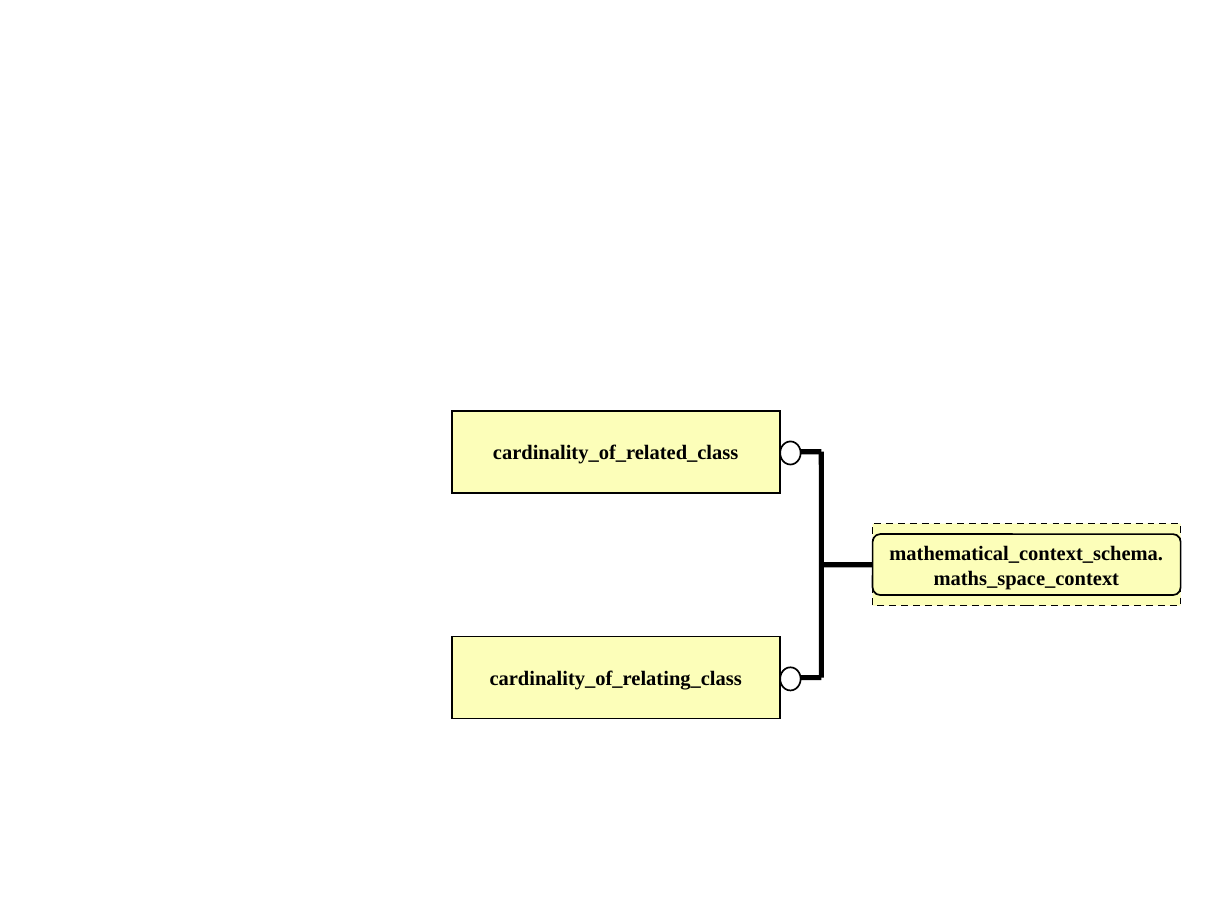
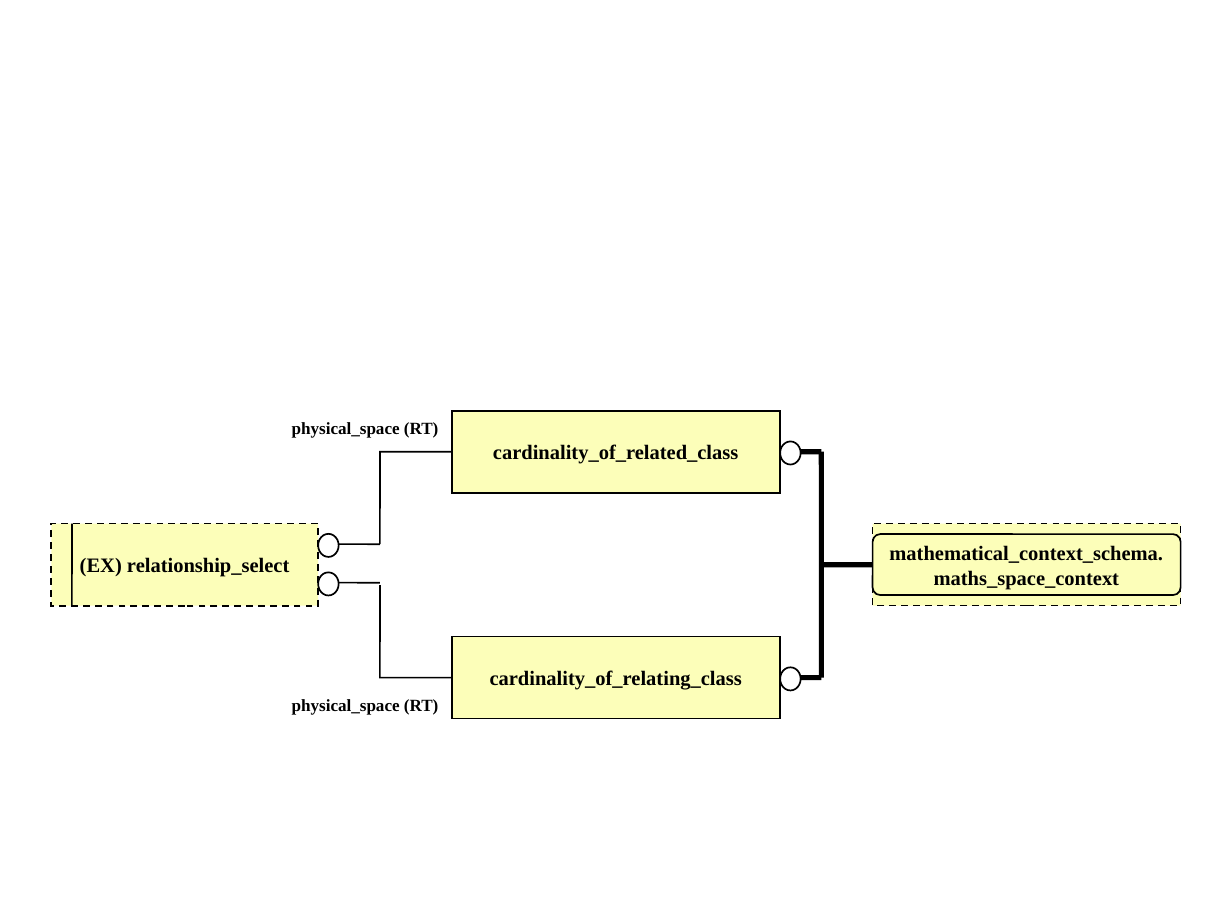
Before and after one commit to starseeker/stepmod_mirror, a slide deck: slide 4 of data/modules/cardinality_of_relationship/cardinality_of_relationship.ppt. Drawn at 1232x924 pixels with LibreOffice and Linux fonts; fonts in the diff are those of the drawing. Boxes give left, top, right and bottom in pixels: in the first picture for what was removed or moved away, otherwise in the second. Text is boxed around its words. In the diff, an @@ line names an element or a change of style, - is before the commit and + after.

```diff
--- a/data/modules/cardinality_of_relationship/cardinality_of_relationship.ppt
+++ b/data/modules/cardinality_of_relationship/cardinality_of_relationship.ppt
@@ text added at [292,422,438,438], 10 pt, text #000000, bold @@
+physical_space (RT)
@@ line added from (379, 452) to (452, 452), #000000 0.99 pt @@
@@ line added from (379, 545) to (379, 452), #000000 0.99 pt @@
@@ rectangle added at [52,524,319,606], fill #FCFEB9, outline #000000 0.99 pt dashed, 12 pt, text #000000, bold @@
+(EX) relationship_select
@@ line added from (71, 606) to (71, 524), #000000 0.99 pt @@
@@ ellipse added at [318,533,339,557], fill #FFFFFF, outline #000000 0.99 pt @@
@@ line added from (339, 545) to (379, 545), #000000 0.99 pt @@
@@ ellipse added at [318,573,339,596], fill #FFFFFF, outline #000000 0.99 pt @@
@@ line added from (339, 583) to (379, 583), #000000 0.99 pt @@
@@ line added from (379, 678) to (379, 585), #000000 0.99 pt @@
@@ line added from (379, 678) to (452, 678), #000000 0.99 pt @@
@@ text added at [292,699,438,715], 10 pt, text #000000, bold @@
+physical_space (RT)
```
Also in this commit, not shown: 10 other files.
